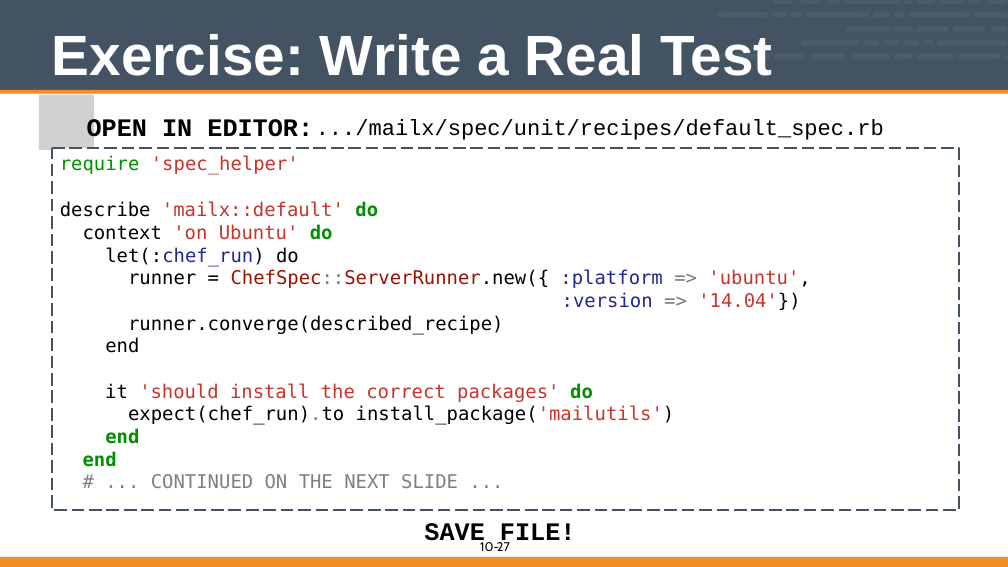
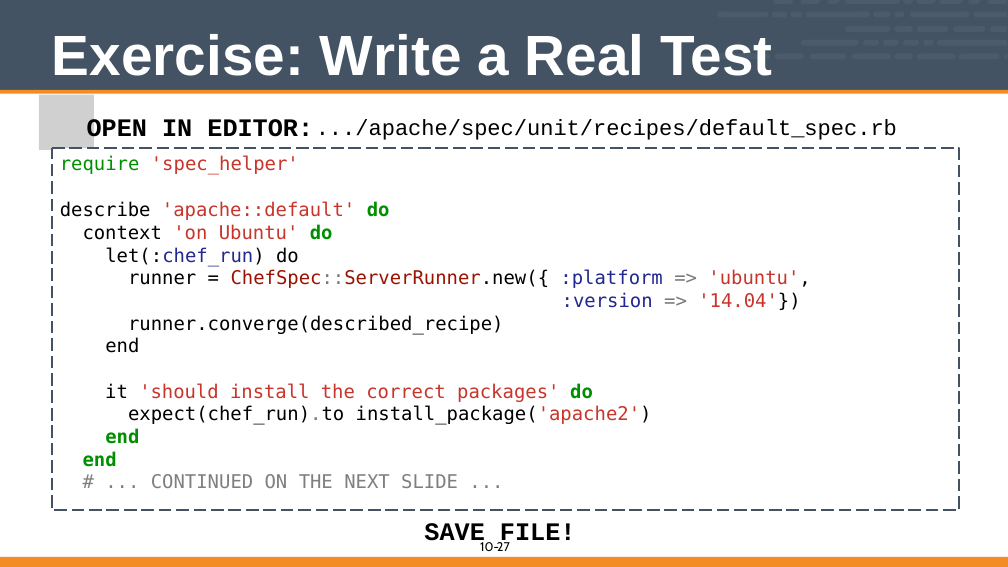
Before and after one commit to vinyar/chef-intermediate, a slide deck: slide 27 of 10-introduction_to_chefspec.pptx. Drawn at 1008x567 pixels with LibreOffice and Linux fonts; fonts in the diff are those of the drawing; grey boxes stand for pictures. Boxes give left, top, right and bottom in pixels: in the first picture for what was removed or moved away, otherwise in the second. Text is boxed around its words. In the diff, an @@ line names an element or a change of style, - is before the commit and + after.

Commit message:
Changed chefspec section to use apache as an example instead of mailx, as the chef_handlers section that included mailx has been changed to use create a file instead of using email

```diff
--- a/10-introduction_to_chefspec.pptx
+++ b/10-introduction_to_chefspec.pptx
@@ text at (316, 119, 897, 140): text changed @@
-.../mailx/spec/unit/recipes/default_spec.rb
+.../apache/spec/unit/recipes/default_spec.rb
@@ text at (60, 201, 390, 220): text changed @@
-describe 'mailx::default' do
+describe 'apache::default' do
@@ text at (128, 405, 652, 425): text changed @@
-expect(chef_run).to install_package('mailutils')
+expect(chef_run).to install_package('apache2')
```
Also in this commit, not shown: 8 other slides changed.
